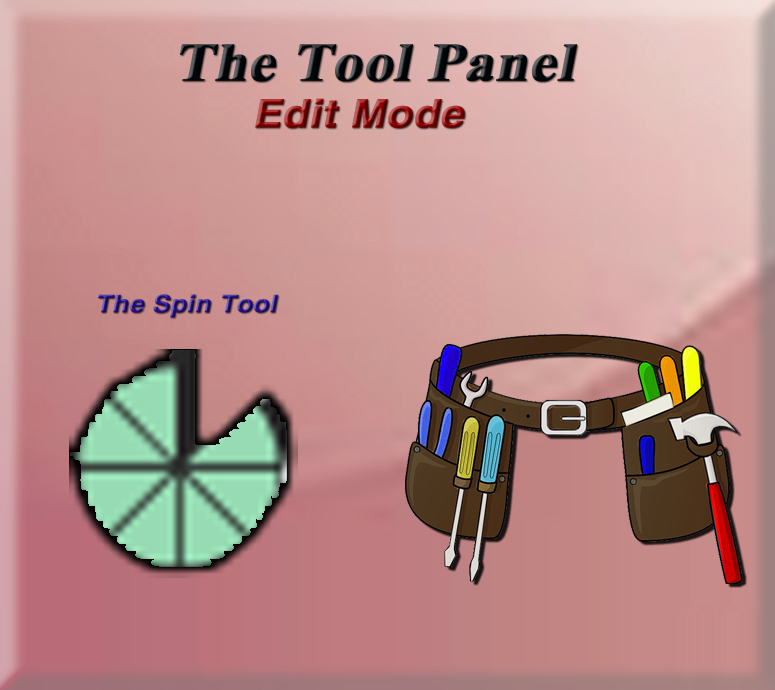
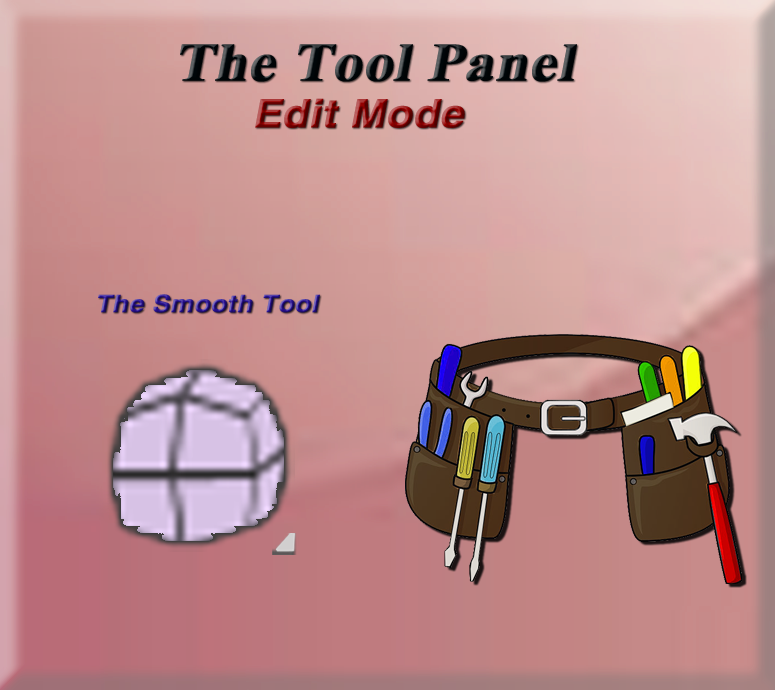
Layers edited between the first and the second 775px x 690px image:
removed layer "Layer 0 copy" over (69, 349, 298, 578)
added layer "Layer 3" above "Brightness/Contrast 1" over (105, 359, 295, 552)
added layer "Brightness/Contrast 1" above "The Smooth Tool" over (272, 533, 297, 555)
renamed "The Spin Tool" to "The Smooth Tool", painted on it over (170, 294, 320, 318)
